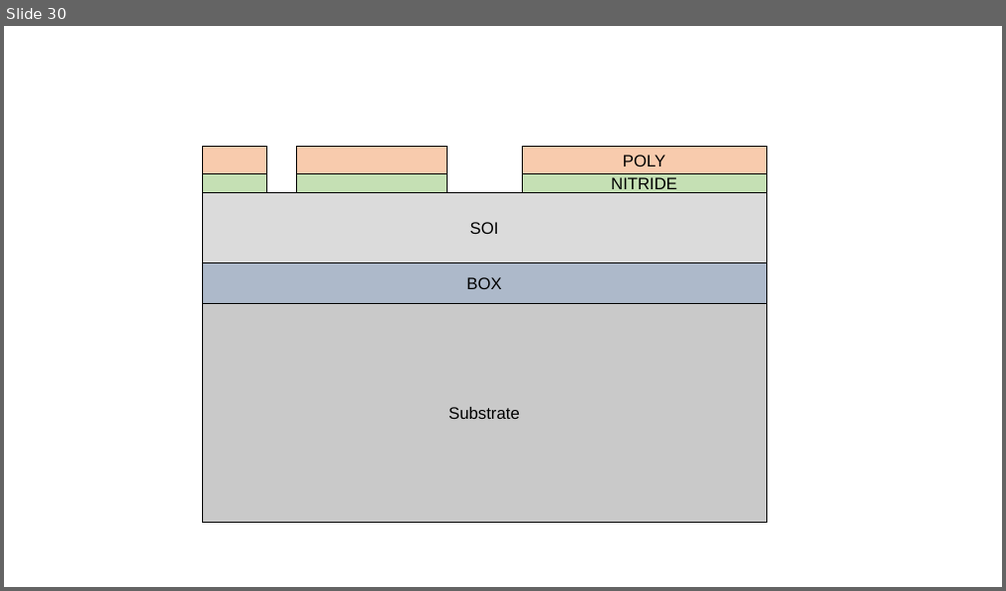
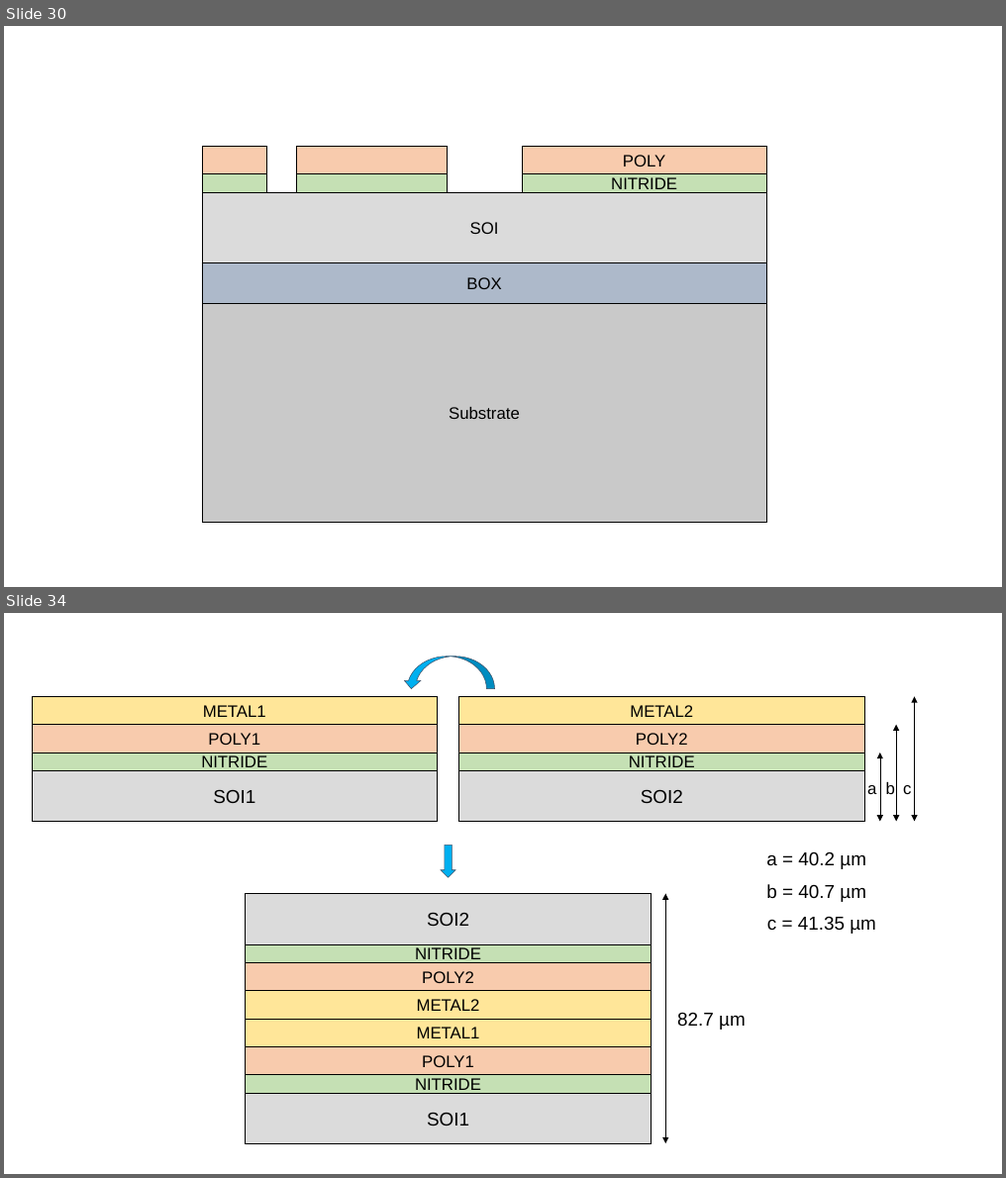
Before and after one commit to PisterLab/aureo-pdk, a slide deck: docs/Aureo_Figures.pptx. Shown one above the other, each under a label of ours: slide 30 before the commit, slides 30 and 34 after it; the slides between them are not shown. The pictures are 1006x591 and 1006x1178 pixels, drawn with LibreOffice and Linux fonts; fonts in the diff are those of the drawing. Boxes give left, top, right and bottom in pixels: in the first picture for what was removed or moved away, otherwise in the second. Text is boxed around its words. In the diff, an @@ line names an element or a change of style, - is before the commit and + after.

```diff
--- a/docs/Aureo_Figures.pptx
+++ b/docs/Aureo_Figures.pptx
@@ slide 34 added at <box>4,613,1002,1174</box>, background #FFFFFF @@
@@ curved down arrow added at <box>403,657,494,689</box>, fill #00B0F0, outline #44546A 0.5 pt @@
@@ rectangle added at <box>32,697,438,725</box>, fill #FFE699, outline #000000 0.5 pt, 16 pt, text #000000 @@
+METAL1
@@ rectangle added at <box>459,697,865,725</box>, fill #FFE699, outline #000000 0.5 pt, 16 pt, text #000000 @@
+METAL2
@@ double arrow added from (915, 697) to (915, 821), #000000 0.5 pt @@
@@ rectangle added at <box>32,725,438,753</box>, fill #F8CBAD, outline #000000 0.5 pt, 16 pt, text #000000 @@
+POLY1
@@ rectangle added at <box>459,725,865,753</box>, fill #F8CBAD, outline #000000 0.5 pt, 16 pt, text #000000 @@
+POLY2
@@ double arrow added from (896, 725) to (896, 821), #000000 0.5 pt @@
@@ rectangle added at <box>32,753,438,770</box>, fill #C5E0B4, outline #000000 0.5 pt, 16 pt, text #000000 @@
+NITRIDE
@@ rectangle added at <box>459,753,865,770</box>, fill #C5E0B4, outline #000000 0.5 pt, 16 pt, text #000000 @@
+NITRIDE
@@ double arrow added from (880, 753) to (880, 821), #000000 0.5 pt @@
@@ rectangle added at <box>32,771,438,822</box>, fill #DBDBDB, outline #000000 0.5 pt, 18 pt, text #000000 @@
+SOI1
@@ rectangle added at <box>459,771,865,822</box>, fill #DBDBDB, outline #000000 0.5 pt, 18 pt, text #000000 @@
+SOI2
@@ text added at <box>867,785,876,794</box>, 16 pt, text #000000 @@
+a
@@ text added at <box>886,782,895,794</box>, 16 pt, text #000000 @@
+b
@@ text added at <box>903,785,911,794</box>, 16 pt, text #000000 @@
+c
@@ down arrow added at <box>441,845,455,878</box>, fill #00B0F0, outline #44546A 0.5 pt @@
@@ text added at <box>766,853,866,869</box>, 18 pt, text #000000 @@
+a = 40.2 µm
@@ rectangle added at <box>245,894,650,945</box>, fill #DBDBDB, outline #000000 0.5 pt, 18 pt, text #000000 @@
+SOI2
@@ double arrow added from (665, 894) to (665, 1144), #000000 0.5 pt @@
@@ text added at <box>766,884,866,902</box>, 18 pt, text #000000 @@
+b = 40.7 µm
@@ text added at <box>767,917,876,934</box>, 18 pt, text #000000 @@
+c = 41.35 µm
@@ rectangle added at <box>245,962,650,990</box>, fill #F8CBAD, outline #000000 0.5 pt, 16 pt, text #000000 @@
+POLY2
@@ rectangle added at <box>245,945,650,962</box>, fill #C5E0B4, outline #000000 0.5 pt, 16 pt, text #000000 @@
+NITRIDE
@@ rectangle added at <box>245,991,650,1019</box>, fill #FFE699, outline #000000 0.5 pt, 16 pt, text #000000 @@
+METAL2
@@ rectangle added at <box>245,1019,650,1047</box>, fill #FFE699, outline #000000 0.5 pt, 16 pt, text #000000 @@
+METAL1
@@ text added at <box>677,1013,746,1030</box>, 18 pt, text #000000 @@
+82.7 µm
@@ rectangle added at <box>245,1048,650,1075</box>, fill #F8CBAD, outline #000000 0.5 pt, 16 pt, text #000000 @@
+POLY1
@@ rectangle added at <box>245,1075,650,1093</box>, fill #C5E0B4, outline #000000 0.5 pt, 16 pt, text #000000 @@
+NITRIDE
@@ rectangle added at <box>245,1093,650,1144</box>, fill #DBDBDB, outline #000000 0.5 pt, 18 pt, text #000000 @@
+SOI1
```
Also in this commit, not shown: 3 slides changed, 3 other slides added.
